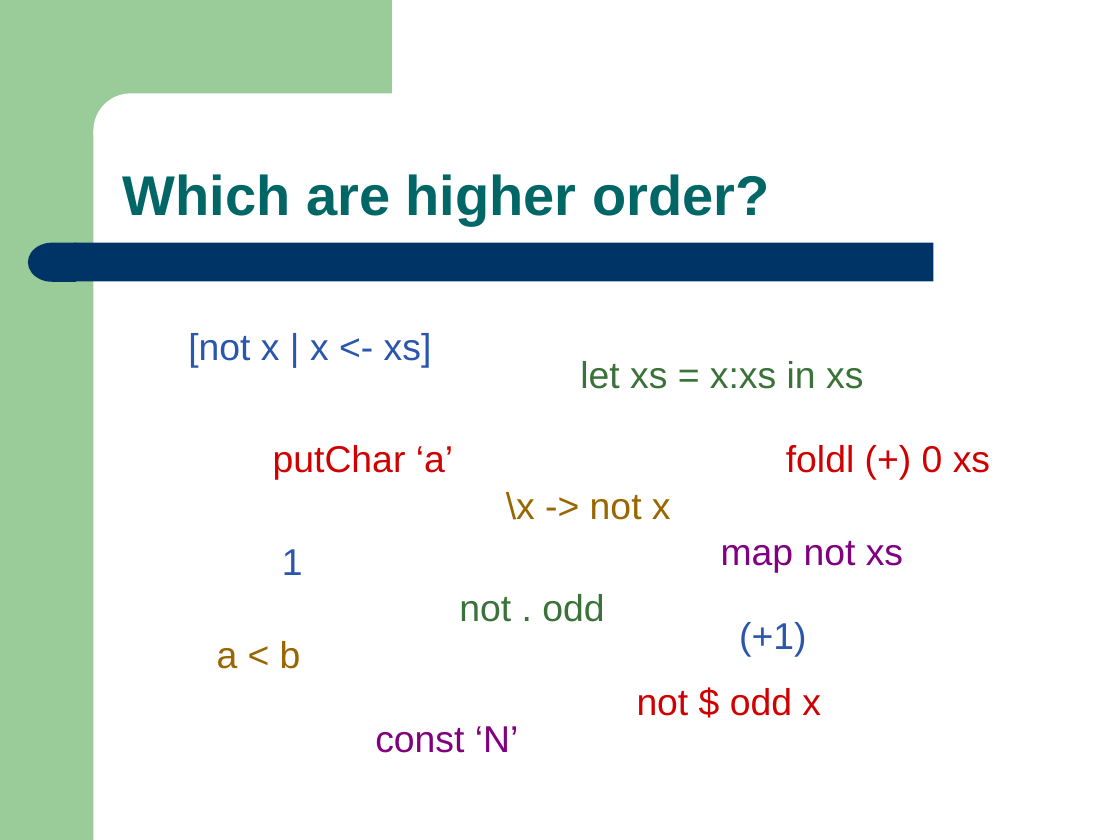
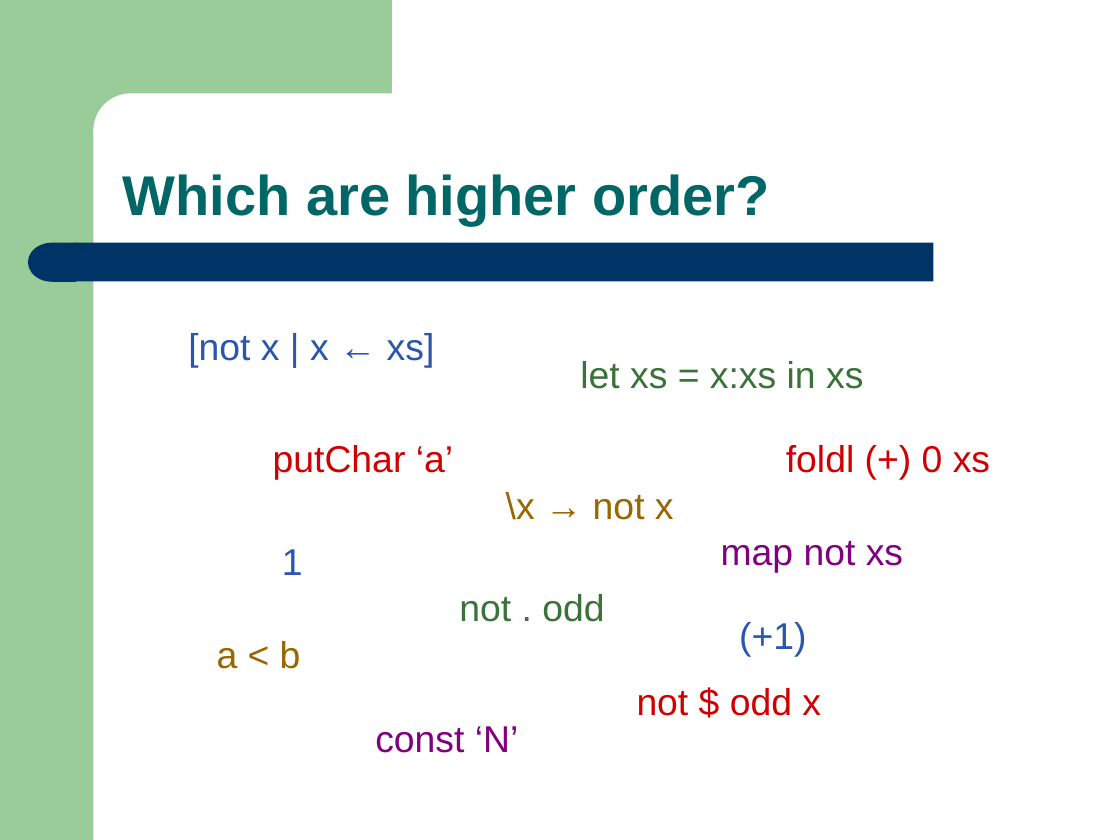
Before and after one commit to ndmitchell/catch, a slide deck: slide 3 of academic/bctcs-2007/first-order.ppt. Drawn at 1120x840 pixels with LibreOffice and Linux fonts; fonts in the diff are those of the drawing. Boxes give left, top, right and bottom in pixels: in the first picture for what was removed or moved away, otherwise in the second. Text is boxed around its words. In the diff, an @@ line names an element or a change of style, - is before the commit and + after.

```diff
--- a/academic/bctcs-2007/first-order.ppt
+++ b/academic/bctcs-2007/first-order.ppt
@@ text at [188,333,435,368]: text changed @@
-[not x | x <- xs]
+[not x | x ← xs]
@@ text at [506,492,674,520]: text changed @@
-\x -> not x
+\x → not x
```
Also in this commit, not shown: 7 other slides changed, 1 other file.
